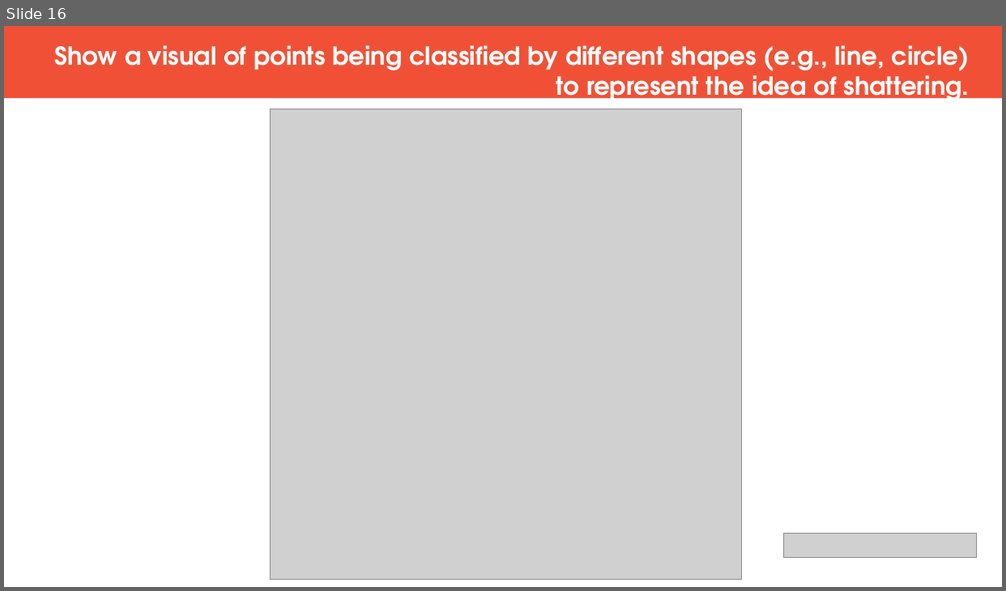
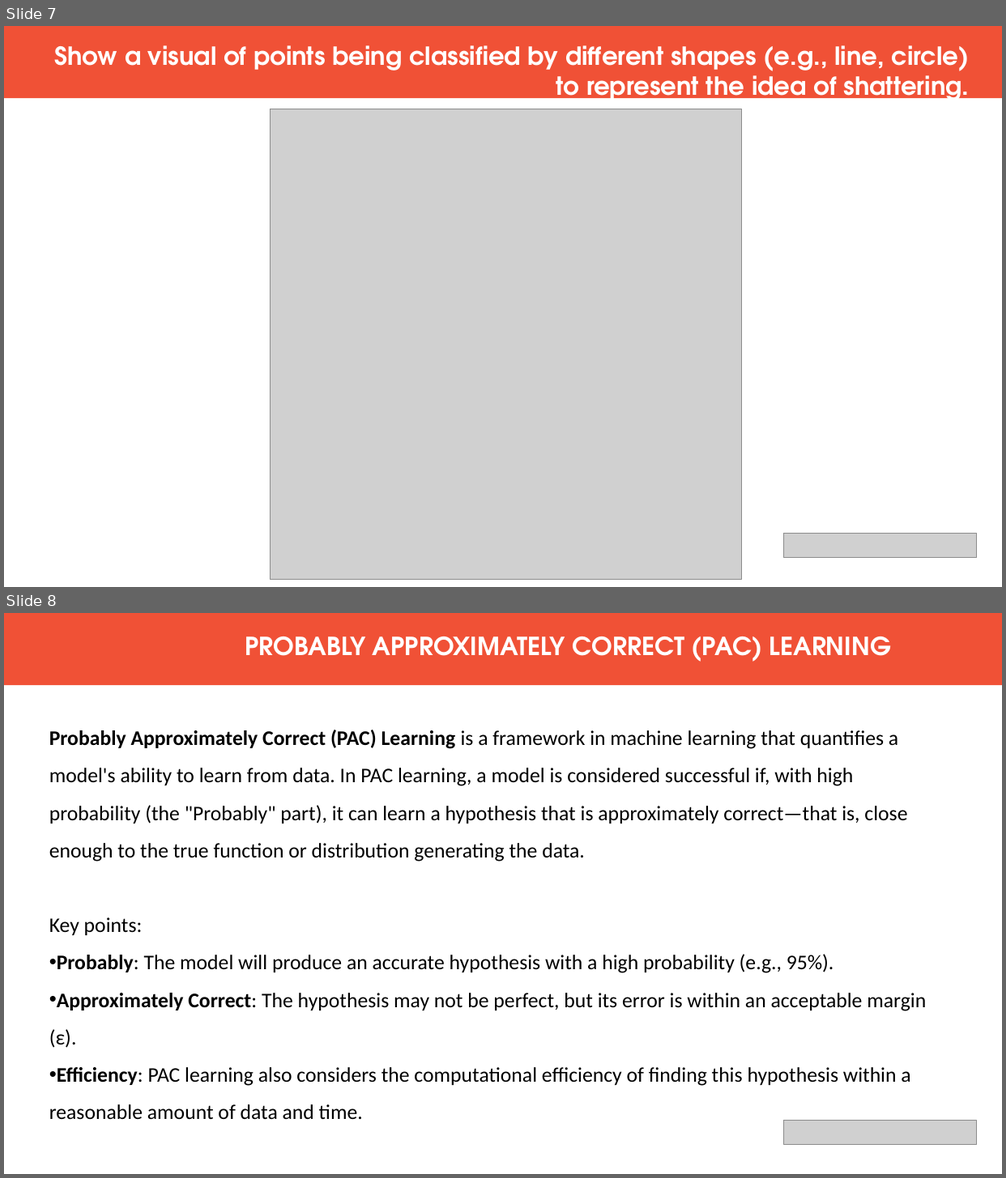
Before and after one commit to prabhaadevi123/IT-FACEPREP, a slide deck: MACHINE LEARNING PPT.pptx. Shown one above the other, each under a label of ours: slide 16 before the commit, slides 7 and 8 after it. The pictures are 1006x591 and 1006x1178 pixels, drawn with LibreOffice and Linux fonts; fonts in the diff are those of the drawing; grey boxes stand for pictures. Boxes give left, top, right and bottom in pixels: in the first picture for what was removed or moved away, otherwise in the second. Text is boxed around its words. In the diff, an @@ line names an element or a change of style, - is before the commit and + after.

```diff
--- a/MACHINE LEARNING PPT.pptx
+++ b/MACHINE LEARNING PPT.pptx
@@ slide 8 added at <box>4,613,1002,1174</box>, background #FFFFFF @@
@@ rectangle added at <box>4,613,1002,686</box>, fill #F05136 @@
@@ text added at <box>245,636,891,662</box>, 24 pt, text #FFFFFF, bold @@
+PROBABLY APPROXIMATELY CORRECT (PAC) LEARNING
@@ text added at <box>49,730,926,1120</box>, 20 pt, text #000000 @@
+Probably Approximately Correct (PAC) Learning is a framework in machine learning that quantifies a model's ability to learn from data. In PAC learning, a model is considered successful if, with high probability (the "Probably" part), it can learn a hypothesis that is approximately correct—that is, close enough to the true function or distribution generating the data.
+Key points:
+• Probably: The model will produce an accurate hypothesis with a high probability (e.g., 95%).
+• Approximately Correct: The hypothesis may not be perfect, but its error is within an acceptable margin (ε).
+• Efficiency: PAC learning also considers the computational efficiency of finding this hypothesis within a reasonable amount of data and time.
@@ picture added at <box>784,1121,978,1145</box> @@
@@ what was slide 16 is now slide 7 @@
```
Also in this commit, not shown: 4 slides changed, 10 other slides added, 9 slides removed.
